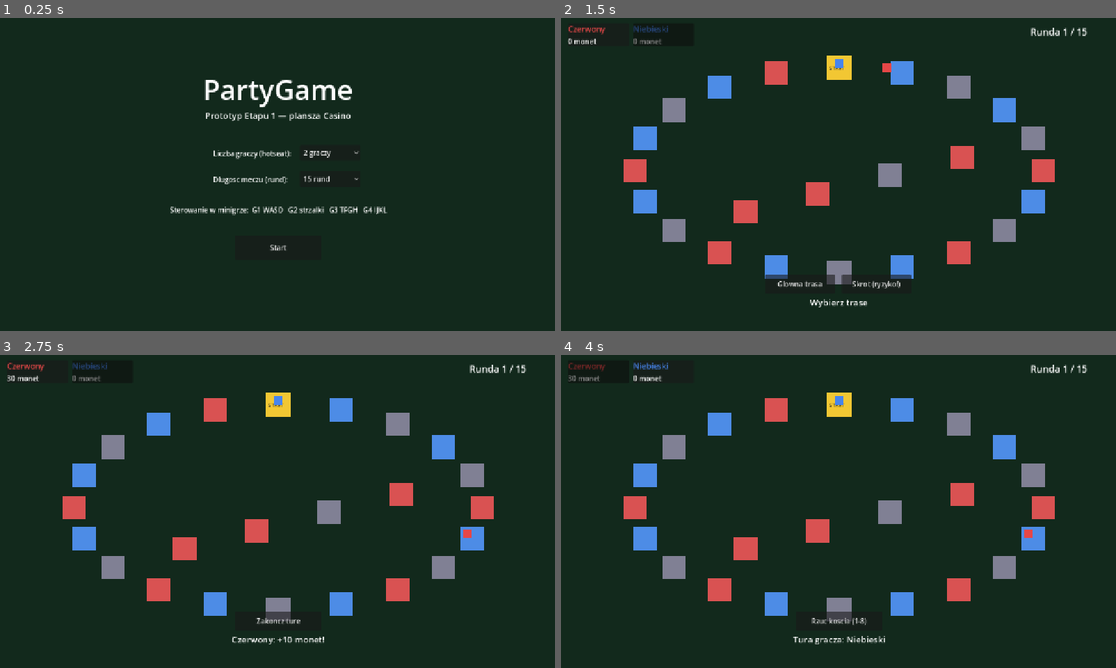
Above: before the commit, frames 1-4 (two rows, left to right).
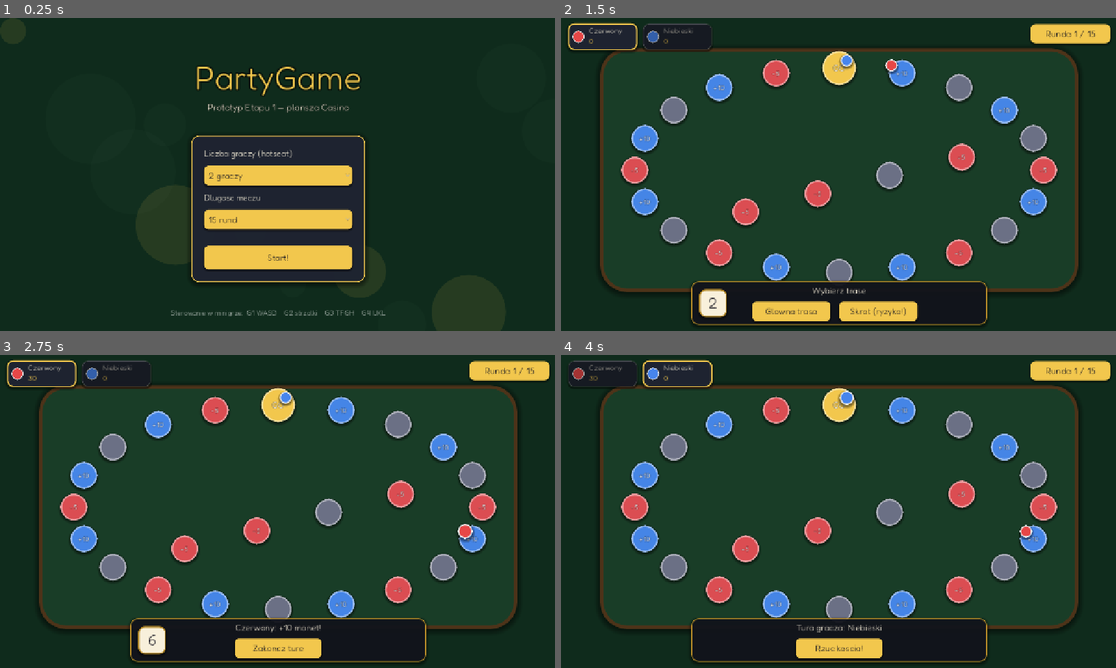
Above: after the commit, the same moments.

Repository: patryknope/PartyGame
Game: Godot game, scene res://scenes/main.tscn
Two runs of this game, one before a commit and one after it. Both use one fixed random seed, a clock stepped at 60 frames per second and the inputs below.
Inputs:
- Up to frame 1 (0.25 s): no input
- Up to frame 2 (1.5 s): click "Start" (after the commit: "Start!") at 0.5 s; click "Rzuc koscia (1-8)" (after the commit: "Rzuc koscia!") at 1.25 s
- Up to frame 3 (2.75 s): click "Glowna trasa" at 2 s
- Up to frame 4 (4 s): click "Zakoncz ture" at 2.75 s; hold D from 3.53 s (still down); tap T at 3.6 s

The runs differ from the first frame. In frame 1, 8.9% of the frame differs, in the area x 30-70%, y 15-96%; in frame 2, 11%, in the area x 1-99%, y 1-99%; in frame 3, 9.7%; in frame 4, 9.3%.

Commit message:
akceptuj kurwo

Diff:
--- a/board/board_view.gd
+++ b/board/board_view.gd
@@ -1,20 +1,22 @@
 extends Control
 
-# Pure presentation of the board: draws tiles, pawns and movement
-# animations. Reads state from BoardManager, never modifies it.
+# Pure presentation of the board: tiles, connections, pawns and
+# movement animation. Reads state from BoardManager, never modifies it.
 
-const TILE_SIZE := Vector2(54, 54)
-const PAWN_SIZE := Vector2(20, 20)
+const TILE_DIAMETER := 62.0
+const START_DIAMETER := 78.0
+const PAWN_DIAMETER := 28.0
 const RING_CENTER := Vector2(640, 350)
 const RING_RADIUS := Vector2(470, 235)
 const TYPE_COLORS := {
-    "start": Color(0.95, 0.78, 0.2),
-    "blue": Color(0.3, 0.55, 0.9),
-    "red": Color(0.85, 0.32, 0.32),
-    "neutral": Color(0.5, 0.5, 0.58),
+    "start": Color(0.95, 0.78, 0.3),
+    "blue": Color(0.27, 0.52, 0.9),
+    "red": Color(0.86, 0.3, 0.32),
+    "neutral": Color(0.42, 0.44, 0.52),
 }
+const TYPE_ICONS := {"start": "GO", "blue": "+10", "red": "-5", "neutral": ""}
 const PAWN_OFFSETS: Array[Vector2] = [
-    Vector2(-13, -13), Vector2(-7, -13), Vector2(-13, -7), Vector2(-7, -7),
+    Vector2(-17, -17), Vector2(17, -17), Vector2(-17, 17), Vector2(17, 17),
 ]
 
 var tile_positions := {}
@@ -22,31 +24,64 @@
 
 var _anim_queue: Array = []
 var _animating := false
+var _active_pawn_tween: Tween
+var _active_player := -1
 
 
 func _ready() -> void:
     BoardManager.player_stepped.connect(_on_player_stepped)
+    TurnManager.turn_started.connect(_on_turn_started)
+    _build_table()
     _build_tiles()
+
+
+func _build_table() -> void:
+    var felt := Panel.new()
+    felt.add_theme_stylebox_override(
+        "panel", UiStyle.flat(UiStyle.FELT_LIGHT, 60, 8, Color(0.3, 0.2, 0.1), 14)
+    )
+    felt.position = Vector2(90, 70)
+    felt.size = Vector2(1100, 560)
+    add_child(felt)
 
 
 func _build_tiles() -> void:
     for tile_id in BoardManager.tiles:
-        var tile: Dictionary = BoardManager.tiles[tile_id]
-        tile_positions[tile_id] = _tile_center(tile)
+        tile_positions[tile_id] = _tile_center(BoardManager.tiles[tile_id])
     for tile_id in BoardManager.tiles:
         var tile: Dictionary = BoardManager.tiles[tile_id]
-        var rect := ColorRect.new()
-        rect.color = TYPE_COLORS[tile["type"]]
-        rect.size = TILE_SIZE
-        rect.position = tile_positions[tile_id] - TILE_SIZE / 2.0
-        add_child(rect)
-        if tile["type"] == "start":
-            var label := Label.new()
-            label.text = "START"
-            label.add_theme_font_size_override("font_size", 12)
-            label.add_theme_color_override("font_color", Color(0.1, 0.1, 0.1))
-            label.position = Vector2(4, 18)
-            rect.add_child(label)
+        var diameter := START_DIAMETER if tile["type"] == "start" else TILE_DIAMETER
+        var node := Panel.new()
+        var color: Color = TYPE_COLORS[tile["type"]]
+        node.add_theme_stylebox_override(
+            "panel", UiStyle.circle(color, 4, color.lightened(0.45), 6)
+        )
+        node.size = Vector2(diameter, diameter)
+        node.position = tile_positions[tile_id] - node.size / 2.0
+        add_child(node)
+
+        var icon := Label.new()
+        icon.text = TYPE_ICONS[tile["type"]]
+        icon.set_anchors_preset(Control.PRESET_FULL_RECT)
+        icon.horizontal_alignment = HORIZONTAL_ALIGNMENT_CENTER
+        icon.vertical_alignment = VERTICAL_ALIGNMENT_CENTER
+        icon.add_theme_font_size_override("font_size", 20 if tile["type"] == "start" else 17)
+        icon.add_theme_color_override("font_color", Color(1, 1, 1, 0.95))
+        icon.add_theme_color_override("font_outline_color", Color(0, 0, 0, 0.4))
+        icon.add_theme_constant_override("outline_size", 4)
+        node.add_child(icon)
+
+
+func _draw() -> void:
+    for tile_id in BoardManager.tiles:
+        for next_id in BoardManager.tiles[tile_id]["next"]:
+            draw_line(
+                tile_positions[tile_id],
+                tile_positions[int(next_id)],
+                Color(1, 1, 1, 0.22),
+                7.0,
+                true
+            )
 
 
 func _tile_center(tile: Dictionary) -> Vector2:
@@ -66,17 +101,40 @@
     pawns.clear()
     _anim_queue.clear()
     _animating = false
+    _active_player = -1
+    if _active_pawn_tween != null:
+        _active_pawn_tween.kill()
+        _active_pawn_tween = null
     for player in PlayerManager.players:
-        var pawn := ColorRect.new()
-        pawn.color = player["color"]
-        pawn.size = PAWN_SIZE
+        var pawn := Panel.new()
+        pawn.add_theme_stylebox_override(
+            "panel", UiStyle.circle(player["color"], 3, Color(1, 1, 1, 0.9), 5)
+        )
+        pawn.size = Vector2(PAWN_DIAMETER, PAWN_DIAMETER)
+        pawn.pivot_offset = pawn.size / 2.0
         pawn.position = _pawn_target(player["id"], BoardManager.START_TILE)
         add_child(pawn)
         pawns[player["id"]] = pawn
 
 
 func _pawn_target(player_id: int, tile_id: int) -> Vector2:
-    return tile_positions[tile_id] + PAWN_OFFSETS[player_id] * 1.6
+    return tile_positions[tile_id] + PAWN_OFFSETS[player_id] - Vector2(PAWN_DIAMETER, PAWN_DIAMETER) / 2.0
+
+
+func _on_turn_started(player_id: int) -> void:
+    if _active_pawn_tween != null:
+        _active_pawn_tween.kill()
+    if pawns.has(_active_player):
+        pawns[_active_player].scale = Vector2.ONE
+    _active_player = player_id
+    if not pawns.has(player_id):
+        return
+    var pawn: Panel = pawns[player_id]
+    _active_pawn_tween = create_tween().set_loops()
+    _active_pawn_tween.tween_property(pawn, "scale", Vector2(1.25, 1.25), 0.45)\
+        .set_trans(Tween.TRANS_SINE).set_ease(Tween.EASE_IN_OUT)
+    _active_pawn_tween.tween_property(pawn, "scale", Vector2.ONE, 0.45)\
+        .set_trans(Tween.TRANS_SINE).set_ease(Tween.EASE_IN_OUT)
 
 
 func _on_player_stepped(player_id: int, tile_id: int) -> void:
@@ -91,7 +149,8 @@
         return
     _animating = true
     var step: Array = _anim_queue.pop_front()
-    var pawn: ColorRect = pawns[step[0]]
+    var pawn: Panel = pawns[step[0]]
     var tween := create_tween()
-    tween.tween_property(pawn, "position", _pawn_target(step[0], step[1]), 0.22)
+    tween.tween_property(pawn, "position", _pawn_target(step[0], step[1]), 0.22)\
+        .set_trans(Tween.TRANS_QUAD).set_ease(Tween.EASE_IN_OUT)
     tween.finished.connect(_play_next)
--- a/scenes/main.gd
+++ b/scenes/main.gd
@@ -12,9 +12,10 @@
 
 func _ready() -> void:
     randomize()
+    theme = UiStyle.build_theme()
 
     var background := ColorRect.new()
-    background.color = Color(0.07, 0.16, 0.11)
+    background.color = UiStyle.FELT
     background.set_anchors_preset(Control.PRESET_FULL_RECT)
     add_child(background)
 
@@ -128,18 +129,23 @@
 
 
 func _make_panel() -> VBoxContainer:
+    var dim := ColorRect.new()
+    dim.color = Color(0, 0, 0, 0.55)
+    dim.set_anchors_preset(Control.PRESET_FULL_RECT)
+    dim.mouse_filter = Control.MOUSE_FILTER_STOP
+    overlay.add_child(dim)
+
+    var center := CenterContainer.new()
+    center.set_anchors_preset(Control.PRESET_FULL_RECT)
+    overlay.add_child(center)
+
     var panel := PanelContainer.new()
-    panel.set_anchors_preset(Control.PRESET_CENTER)
-    panel.custom_minimum_size = Vector2(520, 0)
-    panel.position = Vector2(380, 160)
+    panel.custom_minimum_size = Vector2(540, 0)
+    center.add_child(panel)
+
     var box := VBoxContainer.new()
     box.add_theme_constant_override("separation", 18)
-    var margin := MarginContainer.new()
-    for side in ["margin_left", "margin_right", "margin_top", "margin_bottom"]:
-        margin.add_theme_constant_override(side, 28)
-    margin.add_child(box)
-    panel.add_child(margin)
-    overlay.add_child(panel)
+    panel.add_child(box)
     return box
 
 
@@ -147,7 +153,7 @@
     var label := Label.new()
     label.text = text
     label.horizontal_alignment = HORIZONTAL_ALIGNMENT_CENTER
-    label.add_theme_font_size_override("font_size", 32)
+    UiStyle.title_look(label, 34, UiStyle.GOLD)
     box.add_child(label)
 
 
@@ -155,7 +161,8 @@
     var label := Label.new()
     label.text = text
     label.horizontal_alignment = HORIZONTAL_ALIGNMENT_CENTER
-    label.add_theme_font_size_override("font_size", 20)
+    label.add_theme_font_size_override("font_size", 21)
+    label.add_theme_color_override("font_color", UiStyle.CREAM)
     box.add_child(label)
 
 
--- a/ui/hud.gd
+++ b/ui/hud.gd
@@ -8,8 +8,12 @@
 var roll_button: Button
 var end_turn_button: Button
 var route_box: HBoxContainer
-var player_panels := {}
+var dice_panel: Panel
+var dice_label: Label
+var player_cards := {}
 var coin_labels := {}
+
+var _dice_anim_id := 0
 
 
 func _ready() -> void:
@@ -25,64 +29,121 @@
 
 
 func _build() -> void:
+    var round_badge := Panel.new()
+    round_badge.add_theme_stylebox_override("panel", UiStyle.flat(UiStyle.GOLD, 12, 0, Color.TRANSPARENT, 5))
+    round_badge.position = Vector2(1080, 14)
+    round_badge.size = Vector2(184, 44)
+    add_child(round_badge)
+
     round_label = Label.new()
-    round_label.position = Vector2(1080, 16)
-    round_label.add_theme_font_size_override("font_size", 22)
-    add_child(round_label)
+    round_label.set_anchors_preset(Control.PRESET_FULL_RECT)
+    round_label.horizontal_alignment = HORIZONTAL_ALIGNMENT_CENTER
+    round_label.vertical_alignment = VERTICAL_ALIGNMENT_CENTER
+    round_label.add_theme_font_size_override("font_size", 21)
+    round_label.add_theme_color_override("font_color", UiStyle.INK)
+    round_badge.add_child(round_label)
+
+    var action_bar := Panel.new()
+    action_bar.add_theme_stylebox_override(
+        "panel", UiStyle.flat(Color(0.07, 0.08, 0.11, 0.92), 16, 2, UiStyle.GOLD_DARK, 8)
+    )
+    action_bar.position = Vector2(300, 606)
+    action_bar.size = Vector2(680, 100)
+    add_child(action_bar)
+
+    dice_panel = Panel.new()
+    dice_panel.add_theme_stylebox_override(
+        "panel", UiStyle.flat(UiStyle.CREAM, 14, 3, UiStyle.GOLD_DARK, 5)
+    )
+    dice_panel.position = Vector2(18, 18)
+    dice_panel.size = Vector2(64, 64)
+    dice_panel.visible = false
+    action_bar.add_child(dice_panel)
+
+    dice_label = Label.new()
+    dice_label.set_anchors_preset(Control.PRESET_FULL_RECT)
+    dice_label.horizontal_alignment = HORIZONTAL_ALIGNMENT_CENTER
+    dice_label.vertical_alignment = VERTICAL_ALIGNMENT_CENTER
+    dice_label.add_theme_font_size_override("font_size", 34)
+    dice_label.add_theme_color_override("font_color", UiStyle.INK)
+    dice_panel.add_child(dice_label)
 
     status_label = Label.new()
-    status_label.position = Vector2(420, 640)
-    status_label.size = Vector2(440, 60)
+    status_label.position = Vector2(96, 8)
+    status_label.size = Vector2(488, 34)
     status_label.horizontal_alignment = HORIZONTAL_ALIGNMENT_CENTER
     status_label.add_theme_font_size_override("font_size", 20)
-    add_child(status_label)
+    status_label.add_theme_color_override("font_color", UiStyle.CREAM)
+    action_bar.add_child(status_label)
 
     roll_button = Button.new()
-    roll_button.text = "Rzuc koscia (1-8)"
-    roll_button.position = Vector2(540, 590)
+    roll_button.text = "Rzuc koscia!"
+    roll_button.position = Vector2(240, 46)
     roll_button.size = Vector2(200, 44)
     roll_button.visible = false
     roll_button.pressed.connect(func(): GameManager.roll_dice())
-    add_child(roll_button)
+    action_bar.add_child(roll_button)
 
     end_turn_button = Button.new()
     end_turn_button.text = "Zakoncz ture"
-    end_turn_button.position = Vector2(540, 590)
+    end_turn_button.position = Vector2(240, 46)
     end_turn_button.size = Vector2(200, 44)
     end_turn_button.visible = false
     end_turn_button.pressed.connect(_on_end_turn_pressed)
-    add_child(end_turn_button)
+    action_bar.add_child(end_turn_button)
 
     route_box = HBoxContainer.new()
-    route_box.position = Vector2(470, 590)
-    route_box.add_theme_constant_override("separation", 16)
+    route_box.position = Vector2(140, 46)
+    route_box.add_theme_constant_override("separation", 20)
     route_box.visible = false
-    add_child(route_box)
+    action_bar.add_child(route_box)
 
 
 func setup_players() -> void:
-    for panel in player_panels.values():
-        panel.queue_free()
-    player_panels.clear()
+    for card in player_cards.values():
+        card.queue_free()
+    player_cards.clear()
     coin_labels.clear()
     for player in PlayerManager.players:
-        var panel := PanelContainer.new()
-        var box := VBoxContainer.new()
+        var card := Panel.new()
+        card.position = Vector2(16 + 172 * player["id"], 12)
+        card.size = Vector2(160, 62)
+        add_child(card)
+        player_cards[player["id"]] = card
+
+        var chip := Panel.new()
+        chip.add_theme_stylebox_override(
+            "panel", UiStyle.circle(player["color"], 2, Color(1, 1, 1, 0.85))
+        )
+        chip.position = Vector2(10, 17)
+        chip.size = Vector2(28, 28)
+        card.add_child(chip)
+
         var name_label := Label.new()
         name_label.text = player["name"]
-        name_label.add_theme_color_override("font_color", player["color"])
-        name_label.add_theme_font_size_override("font_size", 18)
+        name_label.position = Vector2(48, 6)
+        name_label.add_theme_font_size_override("font_size", 17)
+        name_label.add_theme_color_override("font_color", UiStyle.CREAM)
+        card.add_child(name_label)
+
         var coins_label := Label.new()
-        coins_label.add_theme_font_size_override("font_size", 16)
-        coins_label.text = "0 monet"
+        coins_label.text = "0"
+        coins_label.position = Vector2(48, 30)
+        coins_label.add_theme_font_size_override("font_size", 17)
+        coins_label.add_theme_color_override("font_color", UiStyle.GOLD)
+        card.add_child(coins_label)
         coin_labels[player["id"]] = coins_label
-        box.add_child(name_label)
-        box.add_child(coins_label)
-        panel.add_child(box)
-        panel.position = Vector2(16 + 150 * player["id"], 12)
-        panel.custom_minimum_size = Vector2(140, 0)
-        add_child(panel)
-        player_panels[player["id"]] = panel
+    _highlight_card(-1)
+
+
+func _highlight_card(active_id: int) -> void:
+    for pid in player_cards:
+        var active: bool = pid == active_id
+        var border := UiStyle.GOLD if active else Color(1, 1, 1, 0.14)
+        player_cards[pid].add_theme_stylebox_override(
+            "panel", UiStyle.flat(UiStyle.CARD, 14, 3 if active else 2, border, 6 if active else 3)
+        )
+        player_cards[pid].modulate = Color(1, 1, 1) if active or active_id == -1 else Color(0.72, 0.72, 0.72)
 
 
 func _on_round_started(round_number: int) -> void:
@@ -95,14 +156,30 @@
     roll_button.visible = true
     end_turn_button.visible = false
     route_box.visible = false
-    for pid in player_panels:
-        player_panels[pid].modulate = Color(1, 1, 1) if pid == player_id else Color(0.55, 0.55, 0.55)
+    dice_panel.visible = false
+    _highlight_card(player_id)
 
 
 func _on_dice_rolled(player_id: int, result: int) -> void:
     var player := PlayerManager.get_player(player_id)
-    status_label.text = "%s wyrzucil: %d" % [player["name"], result]
+    status_label.text = "%s rzuca..." % player["name"]
     roll_button.visible = false
+    dice_panel.visible = true
+    _animate_dice(player["name"], result)
+
+
+func _animate_dice(player_name: String, result: int) -> void:
+    _dice_anim_id += 1
+    var anim_id := _dice_anim_id
+    for i in 9:
+        if anim_id != _dice_anim_id or not is_inside_tree():
+            return
+        dice_label.text = str(1 + randi() % 8)
+        await get_tree().create_timer(0.05).timeout
+    if anim_id != _dice_anim_id or not is_inside_tree():
+        return
+    dice_label.text = str(result)
+    status_label.text = "%s wyrzucil: %d" % [player_name, result]
 
 
 func _on_route_choice_required(_player_id: int, options: Array) -> void:
@@ -112,7 +189,7 @@
         var tile: Dictionary = BoardManager.get_tile(option)
         var button := Button.new()
         button.text = "Skrot (ryzyko!)" if tile["ring"] < 0 else "Glowna trasa"
-        button.custom_minimum_size = Vector2(160, 44)
+        button.custom_minimum_size = Vector2(180, 44)
         button.pressed.connect(_on_route_pressed.bind(option))
         route_box.add_child(button)
     route_box.visible = true
@@ -135,7 +212,7 @@
     elif coins_delta < 0:
         status_label.text = "%s: %d monet" % [player["name"], coins_delta]
     else:
-        status_label.text = "%s: nic sie nie dzieje (%s)" % [player["name"], tile_type]
+        status_label.text = "%s: spokojne pole (%s)" % [player["name"], tile_type]
 
 
 func _on_start_passed(player_id: int, bonus: int) -> void:
@@ -150,4 +227,4 @@
 
 func _on_coins_changed(player_id: int, coins: int) -> void:
     if coin_labels.has(player_id):
-        coin_labels[player_id].text = "%d monet" % coins
+        coin_labels[player_id].text = str(coins)
--- a/ui/main_menu.gd
+++ b/ui/main_menu.gd
@@ -9,62 +9,80 @@
 
 
 func _ready() -> void:
+    for i in 14:
+        var glow := Panel.new()
+        var color := UiStyle.GOLD if i % 3 == 0 else UiStyle.FELT_LIGHT.lightened(0.1)
+        glow.add_theme_stylebox_override("panel", UiStyle.circle(Color(color.r, color.g, color.b, 0.1)))
+        var diameter := 60.0 + (i * 37) % 160
+        glow.size = Vector2(diameter, diameter)
+        glow.position = Vector2((i * 331) % 1220, (i * 197) % 660)
+        add_child(glow)
+
     var title := Label.new()
     title.text = "PartyGame"
-    title.add_theme_font_size_override("font_size", 64)
-    title.position = Vector2(0, 120)
-    title.size = Vector2(1280, 90)
+    UiStyle.title_look(title, 76, UiStyle.GOLD)
+    title.position = Vector2(0, 88)
+    title.size = Vector2(1280, 100)
     title.horizontal_alignment = HORIZONTAL_ALIGNMENT_CENTER
     add_child(title)
 
     var subtitle := Label.new()
     subtitle.text = "Prototyp Etapu 1 — plansza Casino"
-    subtitle.add_theme_font_size_override("font_size", 20)
-    subtitle.position = Vector2(0, 210)
+    UiStyle.title_look(subtitle, 21, UiStyle.CREAM)
+    subtitle.position = Vector2(0, 192)
     subtitle.size = Vector2(1280, 30)
     subtitle.horizontal_alignment = HORIZONTAL_ALIGNMENT_CENTER
     add_child(subtitle)
 
+    var card := PanelContainer.new()
+    card.position = Vector2(440, 270)
+    card.custom_minimum_size = Vector2(400, 0)
+    add_child(card)
+
+    var box := VBoxContainer.new()
+    box.add_theme_constant_override("separation", 16)
+    card.add_child(box)
+
     var players_label := Label.new()
-    players_label.text = "Liczba graczy (hotseat):"
-    players_label.position = Vector2(490, 300)
-    add_child(players_label)
+    players_label.text = "Liczba graczy (hotseat)"
+    players_label.add_theme_color_override("font_color", UiStyle.CREAM)
+    box.add_child(players_label)
 
     players_option = OptionButton.new()
     for count in [2, 3, 4]:
         players_option.add_item("%d graczy" % count, count)
     players_option.select(0)
-    players_option.position = Vector2(690, 292)
-    players_option.size = Vector2(140, 36)
-    add_child(players_option)
+    box.add_child(players_option)
 
     var rounds_label := Label.new()
-    rounds_label.text = "Dlugosc meczu (rund):"
-    rounds_label.position = Vector2(490, 360)
-    add_child(rounds_label)
+    rounds_label.text = "Dlugosc meczu"
+    rounds_label.add_theme_color_override("font_color", UiStyle.CREAM)
+    box.add_child(rounds_label)
 
     rounds_option = OptionButton.new()
     for rounds in ROUND_OPTIONS:
         rounds_option.add_item("%d rund" % rounds, rounds)
     rounds_option.select(1)
-    rounds_option.position = Vector2(690, 352)
-    rounds_option.size = Vector2(140, 36)
-    add_child(rounds_option)
+    box.add_child(rounds_option)
+
+    var spacer := Control.new()
+    spacer.custom_minimum_size = Vector2(0, 6)
+    box.add_child(spacer)
+
+    var start_button := Button.new()
+    start_button.text = "Start!"
+    start_button.custom_minimum_size = Vector2(0, 54)
+    start_button.pressed.connect(_on_start_pressed)
+    box.add_child(start_button)
 
     var controls := Label.new()
-    controls.text = "Sterowanie w minigrze:  G1 WASD   G2 strzalki   G3 TFGH   G4 IJKL"
+    controls.text = "Sterowanie w minigrze:  G1 WASD    G2 strzalki    G3 TFGH    G4 IJKL"
     controls.add_theme_font_size_override("font_size", 16)
-    controls.position = Vector2(0, 430)
+    controls.add_theme_color_override("font_color", Color(1, 1, 1, 0.65))
+    controls.position = Vector2(0, 668)
     controls.size = Vector2(1280, 24)
     controls.horizontal_alignment = HORIZONTAL_ALIGNMENT_CENTER
     add_child(controls)
-
-    var start_button := Button.new()
-    start_button.text = "Start"
-    start_button.position = Vector2(540, 500)
-    start_button.size = Vector2(200, 56)
-    start_button.pressed.connect(_on_start_pressed)
-    add_child(start_button)
 
 
 func _on_start_pressed() -> void:
--- /dev/null
+++ b/ui/ui_style.gd
@@ -0,0 +1,73 @@
+class_name UiStyle
+
+# Central visual language of the prototype: casino palette,
+# rounded styleboxes and the shared UI theme.
+
+const GOLD := Color(0.95, 0.78, 0.3)
+const GOLD_DARK := Color(0.72, 0.55, 0.16)
+const FELT := Color(0.06, 0.17, 0.11)
+const FELT_LIGHT := Color(0.1, 0.24, 0.155)
+const INK := Color(0.09, 0.09, 0.13)
+const CARD := Color(0.12, 0.14, 0.19, 0.98)
+const CREAM := Color(0.97, 0.94, 0.86)
+const FONT_PATH := "res://Assets/fonts/Fredoka.ttf"
+
+
+static func flat(
+    bg: Color,
+    radius := 12,
+    border := 0,
+    border_color := Color.TRANSPARENT,
+    shadow := 0,
+) -> StyleBoxFlat:
+    var style := StyleBoxFlat.new()
+    style.bg_color = bg
+    style.set_corner_radius_all(radius)
+    if border > 0:
+        style.set_border_width_all(border)
+        style.border_color = border_color
+    if shadow > 0:
+        style.shadow_color = Color(0, 0, 0, 0.45)
+        style.shadow_size = shadow
+        style.shadow_offset = Vector2(0, 3)
+    return style
+
+
+static func circle(bg: Color, border := 0, border_color := Color.TRANSPARENT, shadow := 0) -> StyleBoxFlat:
+    return flat(bg, 999, border, border_color, shadow)
+
+
+static func build_theme() -> Theme:
+    var theme := Theme.new()
+    if ResourceLoader.exists(FONT_PATH):
+        theme.default_font = load(FONT_PATH)
+    theme.default_font_size = 19
+
+    for type in ["Button", "OptionButton"]:
+        var normal := flat(GOLD, 10, 0, Color.TRANSPARENT, 4)
+        normal.set_content_margin_all(10)
+        var hover := flat(GOLD.lightened(0.18), 10, 0, Color.TRANSPARENT, 6)
+        hover.set_content_margin_all(10)
+        var pressed := flat(GOLD_DARK, 10)
+        pressed.set_content_margin_all(10)
+        theme.set_stylebox("normal", type, normal)
+        theme.set_stylebox("hover", type, hover)
+        theme.set_stylebox("pressed", type, pressed)
+        theme.set_stylebox("focus", type, StyleBoxEmpty.new())
+        theme.set_color("font_color", type, INK)
+        theme.set_color("font_hover_color", type, INK)
+        theme.set_color("font_pressed_color", type, INK)
+        theme.set_color("font_focus_color", type, INK)
+        theme.set_font_size("font_size", type, 20)
+
+    var panel := flat(CARD, 18, 2, GOLD, 12)
+    panel.set_content_margin_all(30)
+    theme.set_stylebox("panel", "PanelContainer", panel)
+    return theme
+
+
+static func title_look(label: Label, size: int, color := CREAM) -> void:
+    label.add_theme_font_size_override("font_size", size)
+    label.add_theme_color_override("font_color", color)
+    label.add_theme_color_override("font_outline_color", Color(0, 0, 0, 0.55))
+    label.add_theme_constant_override("outline_size", int(size / 5.0))
Binary file added: Assets/fonts/Fredoka.ttf
